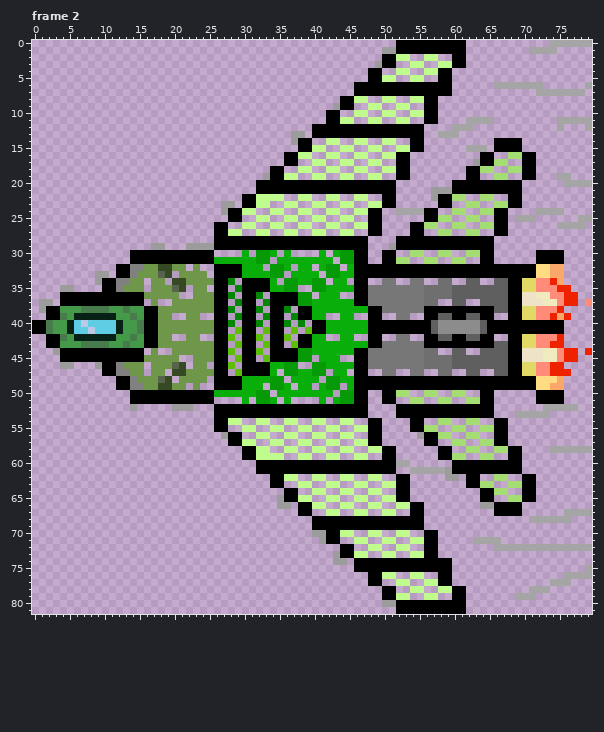
File history of a animated GIF sprite, Code-Defender/src/main/resources/graphics/png/enemies/speedster.gif. That is the earlier state.
The file is 80x82 pixels, 7 frames. Colours within 5 levels of each other are drawn and written as one. Shown: frame 2. The commit also changed other frames, which this record leaves out.
New version:
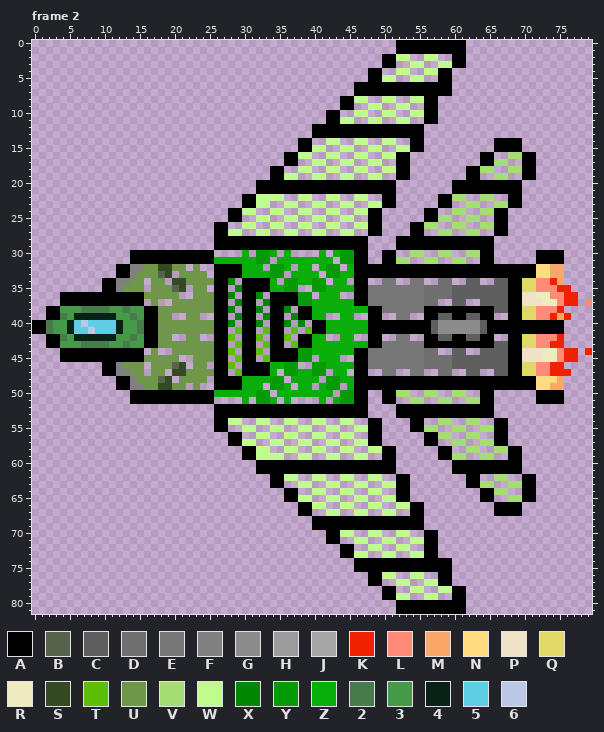
Palette (. is transparent): A #000000  B #57634d  C #5f5f5f  D #6f6f6f  E #777777  F #808080  G #8c8c8c  H #9c9c9c  J #a5a5a5  K #ef2200  L #ff8b78  M #fba76a  N #ffdb81  P #efe3c7  Q #e2d865  R #efebbf  S #354a22  T #5dbe07  U #6e974a  V #a4de72  W #c0fb8d  X #038603  Y #069a06  Z #0aae0a  2 #487b4b  3 #459a49  4 #072116  5 #5fcde4  6 #bbc9e6
Difference:
Frame 2:
Colour H is removed in row 1 at x 50 to 51; in row 3 at x 49; in row 9 at x 43; in row 13 at x 37 to 38; in row 14 at x 37; in row 17 at x 63.
Colour H is removed in row 19 at x 33; in row 21 at x 57 to 59; in row 22 at x 57; in row 23 at x 27 to 28; in row 24 at x 27; in row 29 at x 17 to 18, 22 to 25 and 51.
Colour H is removed in row 33 at x 9 to 10; in row 34 at x 9; in row 35 at x 4 to 5; in row 37 at x 1 to 2; in row 38 at x 1; in row 44 at x 3.
Colour H is removed in row 46 at x 4 to 5 and 9; in row 52 at x 14 and 20 to 22; in row 56 at x 27 and 55; in row 61 at x 59; in row 62 at x 59 to 60; in row 65 at x 35.
Colour H is removed in row 66 at x 35 to 36 and 64 to 65; in row 70 at x 40 to 41; in row 71 at x 41; in row 73 at x 43; in row 74 at x 43 to 44; in row 80 at x 50 to 51.
Colour J is removed in row 0 at x 74 to 79; in row 1 at x 71 to 74; in row 6 at x 66 to 72 and 79; in row 7 at x 72 to 78; in row 11 at x 62 to 65 and 75 to 79; in row 12 at x 60 to 62, 75 and 79.
Colour J is removed in row 13 at x 58 to 60; in row 15 at x 62 to 64; in row 19 at x 75 to 76; in row 20 at x 76 to 79; in row 24 at x 52 to 55 and 72 to 75; in row 25 at x 69 to 71 and 78 to 79.
Colour J is removed in row 26 at x 75 to 78; in row 52 at x 73 to 77; in row 53 at x 69 to 73; in row 58 at x 74 to 79; in row 60 at x 52 to 53; in row 61 at x 54 to 58.
Colour J is removed in row 67 at x 76 to 79; in row 68 at x 71 to 76; in row 71 at x 63 to 66; in row 72 at x 66 to 79; in row 75 at x 79; in row 76 at x 76 to 79.
Colour J is removed in row 77 at x 74 to 76; in row 78 at x 71 to 73; in row 79 at x 69 to 71.
